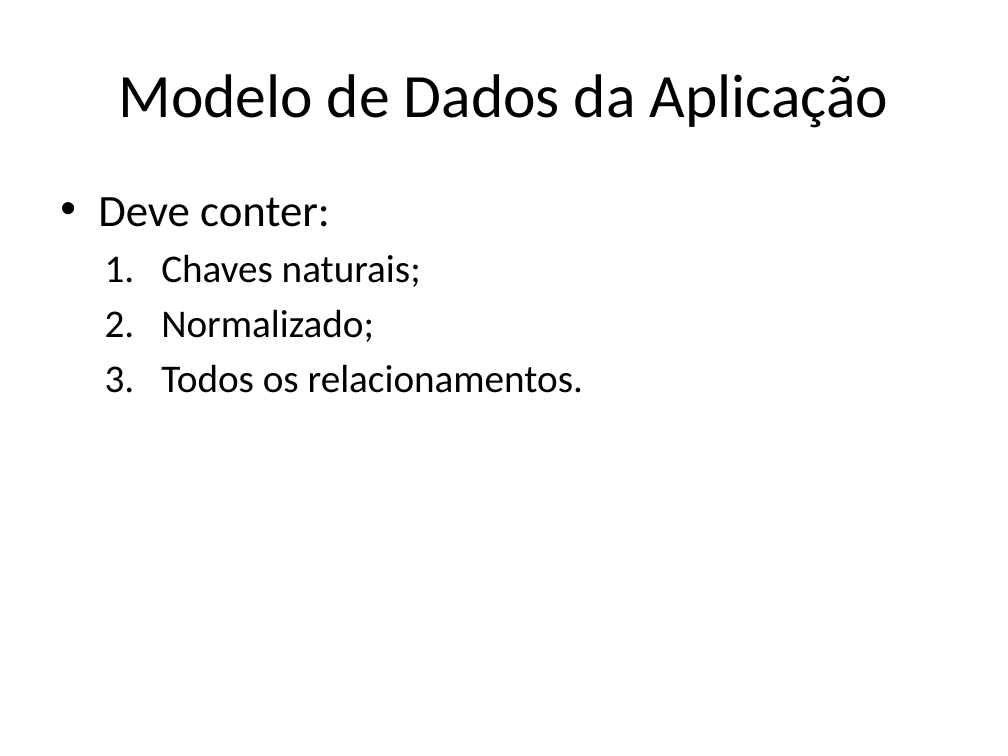
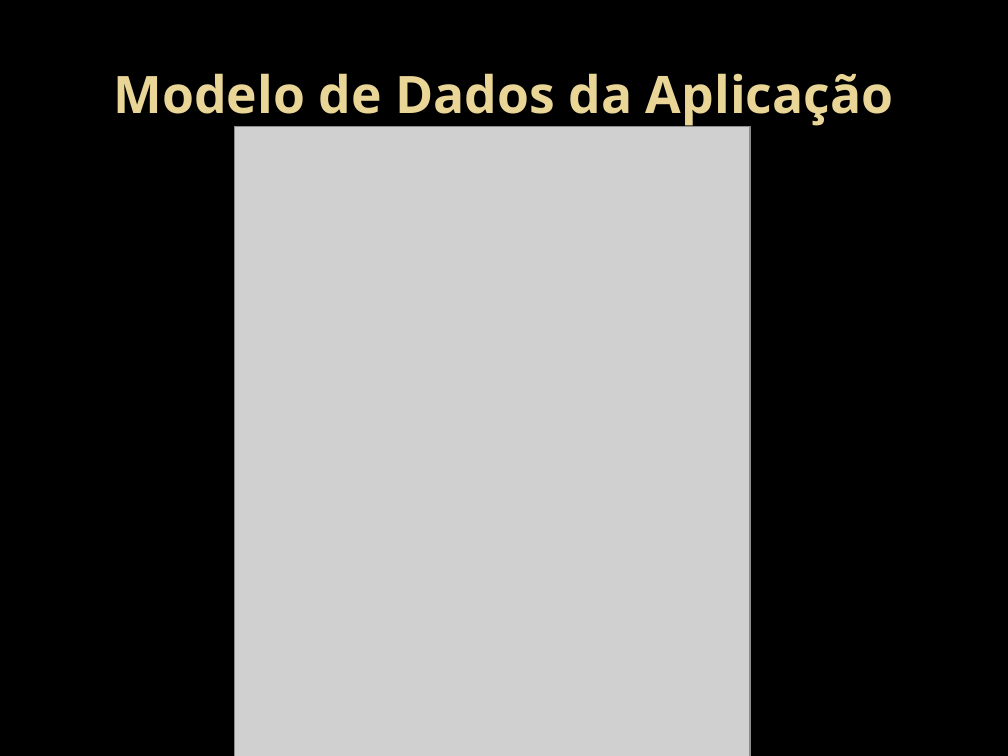
Before and after one commit to HamiltonSantos/FisioDiag, a slide deck: slide 23 of Análise/ApresentacaoAnalise.pptx (slide 8 before the commit). Drawn at 1008x756 pixels with LibreOffice and Linux fonts; fonts in the diff are those of the drawing; grey boxes stand for pictures; background and template pictures are left out. Boxes give left, top, right and bottom in pixels: in the first picture for what was removed or moved away, otherwise in the second. Text is boxed around its words. In the diff, an @@ line names an element or a change of style, - is before the commit and + after.

```diff
--- a/Análise/ApresentacaoAnalise.pptx
+++ b/Análise/ApresentacaoAnalise.pptx
@@ background #FFFFFF to picture (left out) @@
@@ title "Modelo de Dados da Aplicação" at (x1=114, y1=73, x2=893, y2=127): size 44 to 36.9 pt, font Calibri to Noto Sans, text colour #000000 to gradient #EAD696 to #E7D081, bold on @@
@@ picture added at (x1=234, y1=126, x2=750, y2=756) @@
@@ text removed at (x1=98, y1=197, x2=583, y2=393) @@
-• Deve conter:
-  1. Chaves naturais;
-  2. Normalizado;
-  3. Todos os relacionamentos.
```
Also in this commit, not shown: 6 other slides changed, 16 slides added, 1 slide removed, 1 other file.
